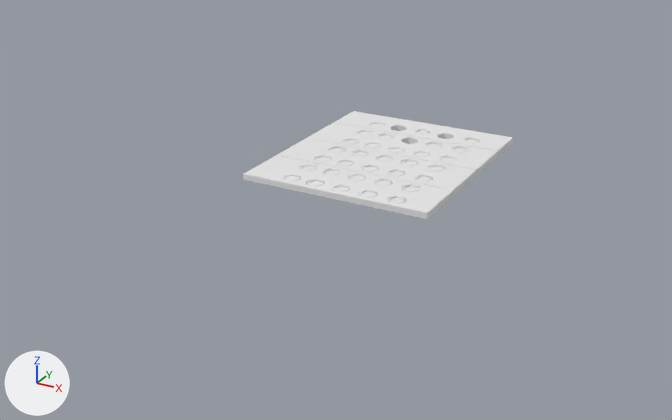
Before and after pictures for a commit that changed the OBJ model GDP/3D/Static_level.obj.
One viewpoint serves both versions: a camera (50 mm lens) standing at (95.9, -214.9, 82.7) and looking at (-6.4, -28.9, -10.3). The lights are fixed; the arrows at lower left show +X, +Y and +Z. Where no turn or scale is listed for an object, it has been applied to the vertices. Vertices at the same position are counted once.

In view in the first picture: 'Static_level'.
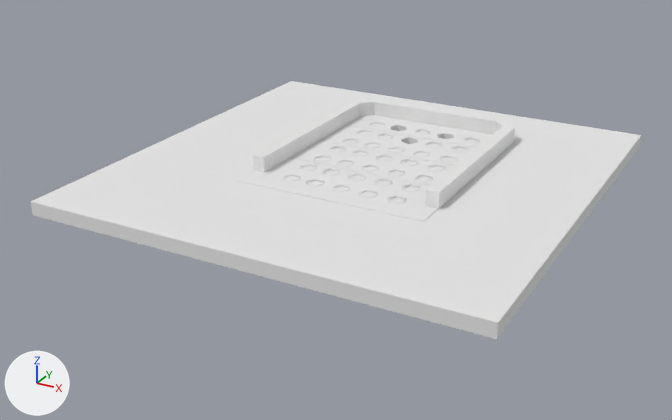
Location of each change, (x1, y1, x2, y2) in pixels of the pictures (672 x 420 px; the box of a moved part takes in the faces that stretch with it):
'Static_level', reshaped (125% wider, 138% taller)
    before: (243, 111, 513, 219)
    after: (31, 81, 641, 339)
part 1 of me_static_level, added
    after: (31, 81, 641, 339)
part 2 of me_static_level, added
    after: (253, 99, 515, 209)
part 3 of me_static_level, moved or reshaped
    before: (243, 111, 513, 219)
    after: (236, 115, 510, 222)

The edits, one by one:
Material 'Tube004SG1' (mat_tube004sg1) is new.
Its base color is (0.8, 0.8, 0.8) (white #e7e7e7).
Its roughness is 1.0.
me_static_level is used by ob_static_level; location (0.0, 0.0, 0.0).
me_static_level had 1777 vertices, 3026 faces and spanned x -25.2..23.3, y -41.3..15.8, z -2.1..0.1.
me_static_level now has 1637 vertices, 2091 faces and spans x -58.0..52.9, y -78.3..35.0, z -3.8..3.9.
me_static_level part 1: a new loose piece of 28 vertices spanning x -58.0..52.9, y -78.3..35.0, z -3.6..-0.2, in mat_initialshadinggroup (white #e7e7e7).
me_static_level part 2: a new loose piece of 24 vertices spanning x -24.5..24.5, y -38.0..18.6, z 0.0..3.9, in mat_tube004sg1 (white #e7e7e7).
me_static_level part 3: 43 vertices moved from x -25.2..23.3, y -41.3..15.8, z -1.5..0.0 to x -24.4..24.3, y -45.6..17.6, z -3.8..0.0; 461 vertices removed from x -25.2..23.3, y -41.3..15.8, z -2.1..0.0; 269 vertices added at x -24.4..24.3, y -45.6..17.6, z -3.8..0.0.
me_static_level now uses material mat_tube004sg1 (white #e7e7e7).
